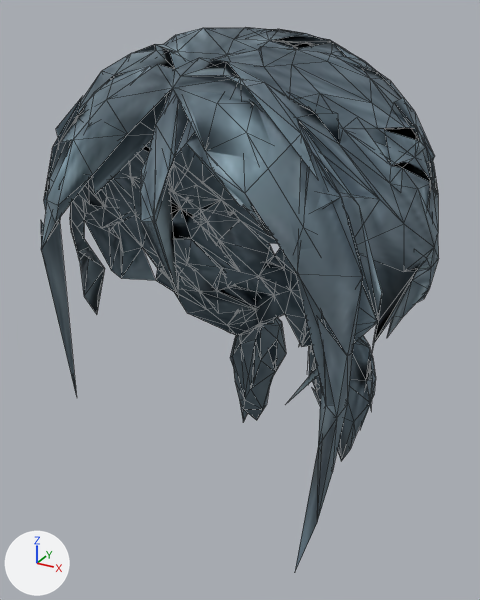
Before and after pictures for a commit that changed the glTF model assets/modelos/aldeao_cabelos/rabo_cavalo.glb.
Rendered twice from a 50 mm lens placed at (0.12, -0.226, 0.008), pointed at (-0.006, 0.003, -0.106). Lighting does not change. The marker at lower left points along +X, +Y and +Z. The picture after the commit comes second. Mesh edges are drawn as thin lines. Vertices at exactly the same position are counted once.

Names of what the first picture shows: 'cabelo_rabo_cavalo'.
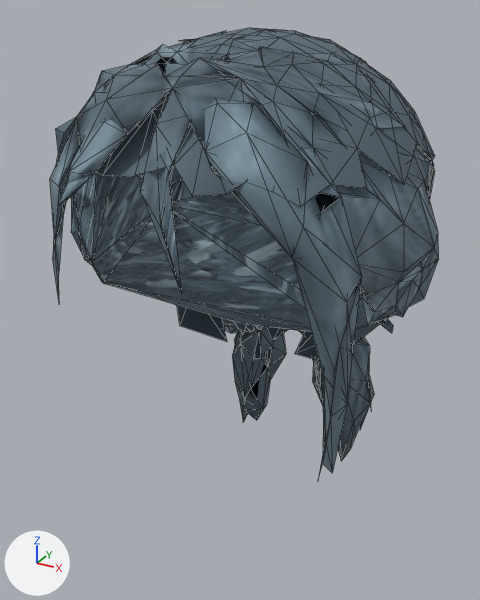
The edits, one by one:
Material 'touca' (mat_touca) is new.
Its base color is (0.0976, 0.141, 0.173) (greyish blue #586973).
Its roughness is 0.8.
me_char1_002 is used by ob_cabelo_rabo_cavalo; location (0.0, 0.0, 0.0).
me_char1_002 had 792 vertices, 1826 faces and spanned x -0.08..0.072, y -0.067..0.078, z -0.209..0.002.
me_char1_002 now has 974 vertices, 2168 faces and spans x -0.08..0.072, y -0.067..0.078, z -0.209..0.001.
me_char1_002 part 1: a new loose piece of 182 vertices spanning x -0.064..0.064, y -0.062..0.077, z -0.134..0.001, in mat_touca (greyish blue #586973).
me_char1_002 part 2: 432 vertices moved from x -0.077..0.071, y -0.065..0.077, z -0.202..0.002 to x -0.075..0.069, y -0.064..0.074, z -0.197..0.0; 7 vertices removed from x -0.058..0.058, y -0.065..-0.019, z -0.144..-0.045; 7 vertices added at x -0.058..0.058, y -0.058..-0.023, z -0.094..-0.036.
me_char1_002 gains material mat_touca (greyish blue #586973).

Where the change shows, as pixel boxes (x1, y1, x2, y2) in the pictures (480 x 600 px; the box of a moved part takes in the faces that stretch with it):
'cabelo_rabo_cavalo', reshaped (17% shorter): before (41, 27, 439, 571); after (50, 28, 439, 478)
part 1 of me_char1_002, added: after (96, 28, 434, 360)
part 2 of me_char1_002, moved or reshaped: before (41, 27, 439, 571); after (50, 29, 439, 478)
